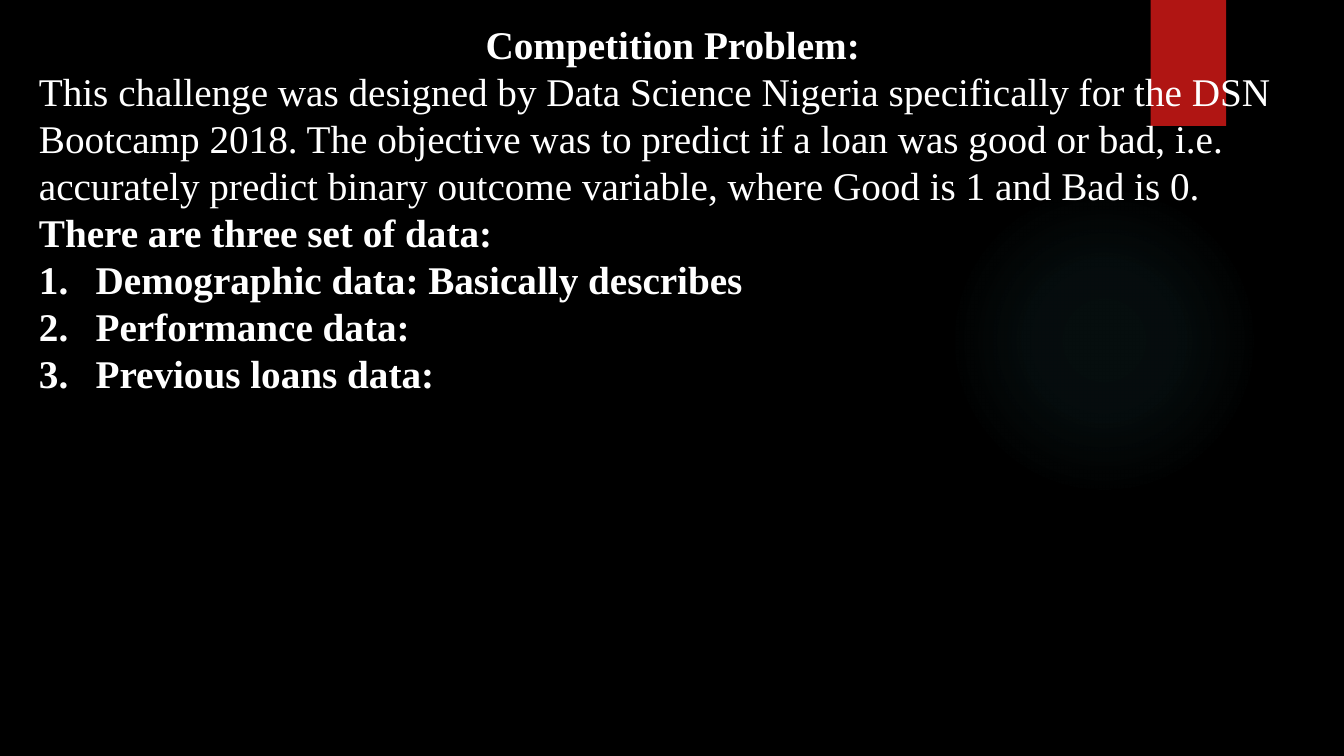
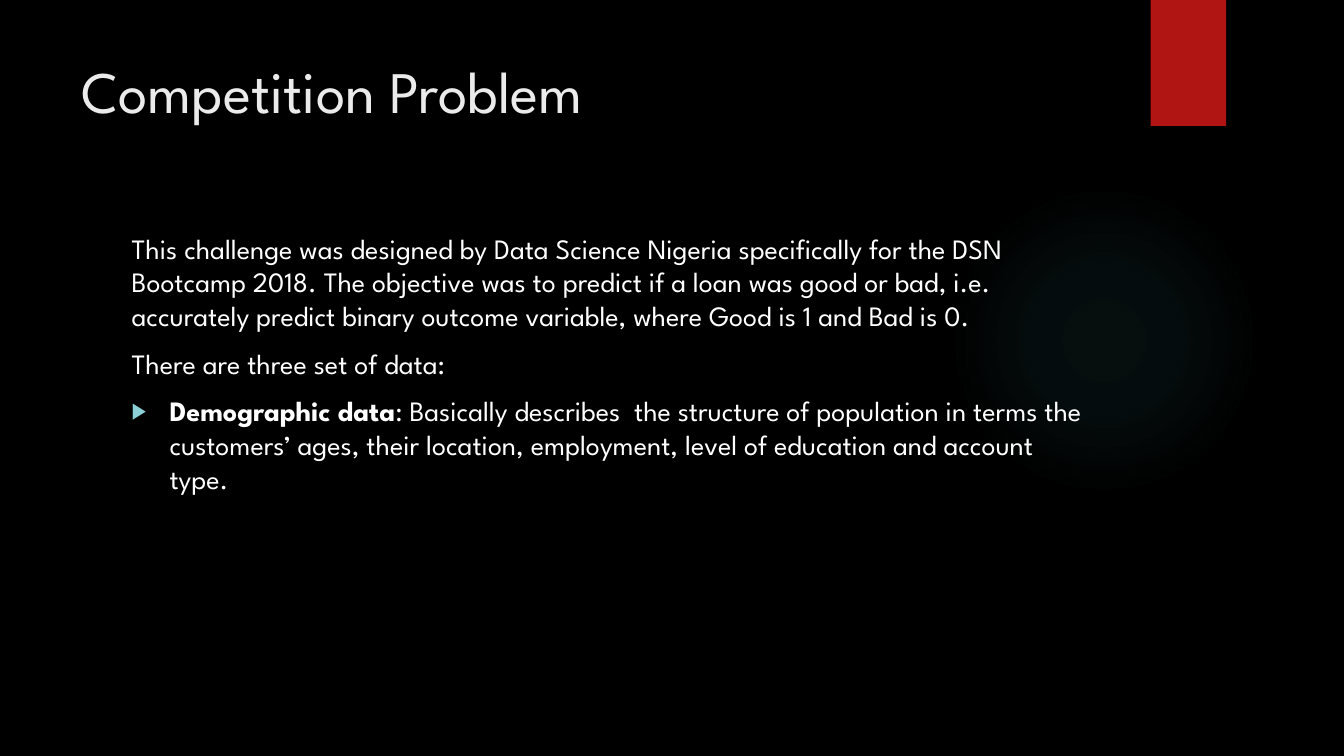
Before and after one commit to Mbugz1000/Nigeria-Loans-Groupwork, a slide deck: slide 3 of Nigeria dataset.pptm (slide 2 before the commit). Drawn at 1344x756 pixels with LibreOffice and Linux fonts; fonts in the diff are those of the drawing; background and template pictures are left out. Boxes give left, top, right and bottom in pixels: in the first picture for what was removed or moved away, otherwise in the second. Text is boxed around its words. In the diff, an @@ line names an element or a change of style, - is before the commit and + after.

```diff
--- a/Nigeria dataset.pptm
+++ b/Nigeria dataset.pptm
@@ text at (486,31,860,66): paragraph removed @@
-Competition Problem:
@@ title added at (81,72,583,126), 42 pt, text #EBEBEB @@
+Competition Problem
@@ text "This challenge was designed by ...": place and size @@
-text "This challenge was designed by ..." at (39,31,1270,389)
+text "This challenge was designed by ..." at (132,239,1081,495)
@@ text at (132,239,1001,375): size 28 to 20 pt, font Times New Roman to League Spartan in "This challenge was designed by Data Science ...", "There are three set of data:"; bold off in "There are three set of data:"; more space between paragraphs @@
@@ text at (170,401,1081,495): text changed; size 28 to 20 pt; font Times New Roman to League Spartan; bold off @@
-1. Demographic data: Basically describes
-2. Performance data:
-3. Previous loans data:
+▶ Demographic data: Basically describes the structure of population in terms the customers’ ages, their location, employment, level of education and account type.
```
Also in this commit, not shown: 4 other slides changed, 8 slides added, 3 slides removed.
